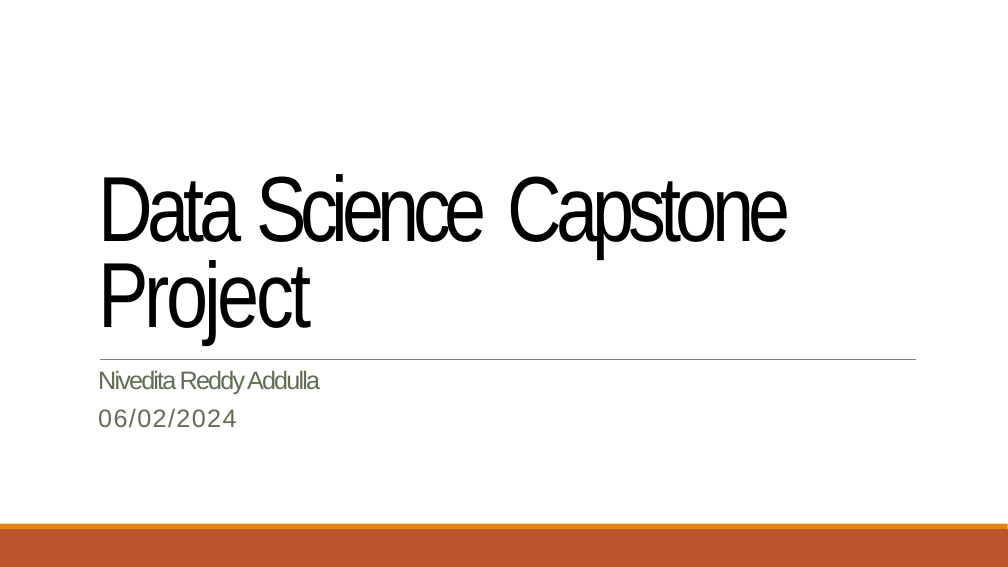
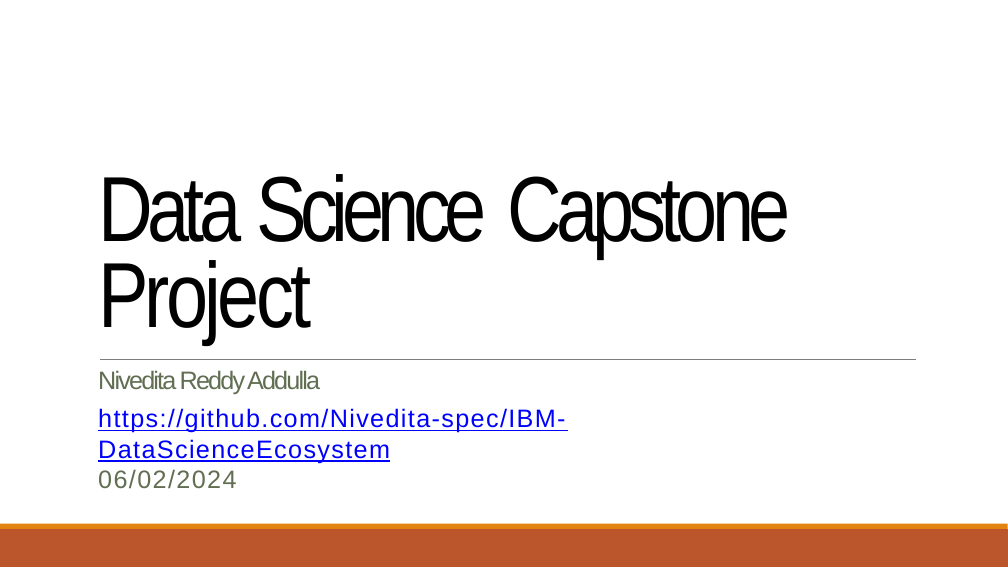
Before and after one commit to Nivedita-spec/IBM-DataScienceEcosystem, a slide deck: slide 1 of Data Science Journey.pptx. Drawn at 1008x567 pixels with LibreOffice and Linux fonts; fonts in the diff are those of the drawing. Boxes give left, top, right and bottom in pixels: in the first picture for what was removed or moved away, otherwise in the second. Text is boxed around its words. In the diff, an @@ line names an element or a change of style, - is before the commit and + after.

```diff
--- a/Data Science Journey.pptx
+++ b/Data Science Journey.pptx
@@ text at bbox=[98, 408, 565, 489]: text changed; text colour #616E52 to #0000FF @@
-06/02/2024
+https://github.com/Nivedita-spec/IBM-DataScienceEcosystem
+06/02/2024
```
Also in this commit, not shown: 9 other slides changed.
